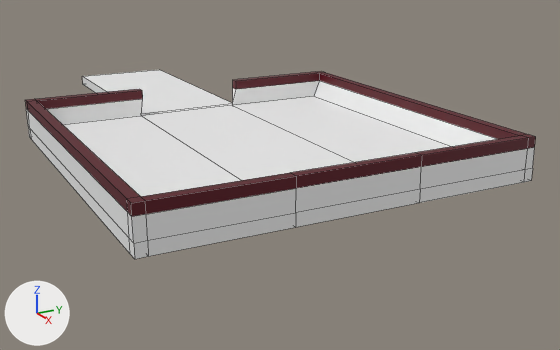
The Blender file Playspace.blend: old version first, new version second.
One viewpoint serves both versions: a 50 mm camera at (28.6, -14.0, 9.1) aimed at (-3.2, 2.9, -2.4). Lighting does not change. The marker at lower left points along +X, +Y and +Z. Mesh edges are drawn as thin lines.
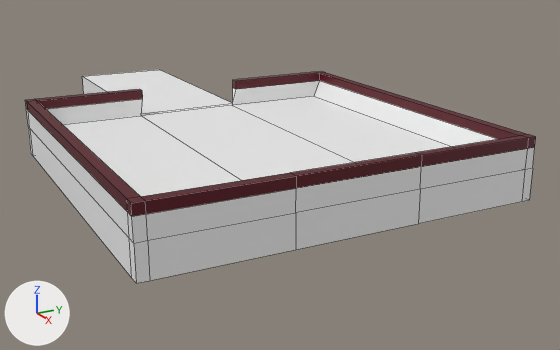
What differs and where, as boxes [x1, y1, x2, y2] in the pictures (560 x 350 px; the box of a moved part takes in the faces that stretch with it):
'Cube', reshaped (13% taller)
    before: [25, 70, 536, 259]
    after: [25, 70, 536, 283]
part 1 of me_cube, moved or reshaped
    before: [28, 76, 533, 259]
    after: [28, 76, 533, 283]

Edits to the bpy script that builds the scene:
```text
Change me_cube:
    where me_cube.from_pydata(...)  # 100 vertices, 99 faces; spans x -19.4..7.9, y -7.9..7.9, z -0.3..1.5
    used by ob_cube; location = (0.0, 0.0, 0.0)
    me_cube part 1: all 26 vertices in x -19.4..7.9, y -7.9..7.9, z -0.3 are moved by (0.0, 0.0, -0.8)
```
